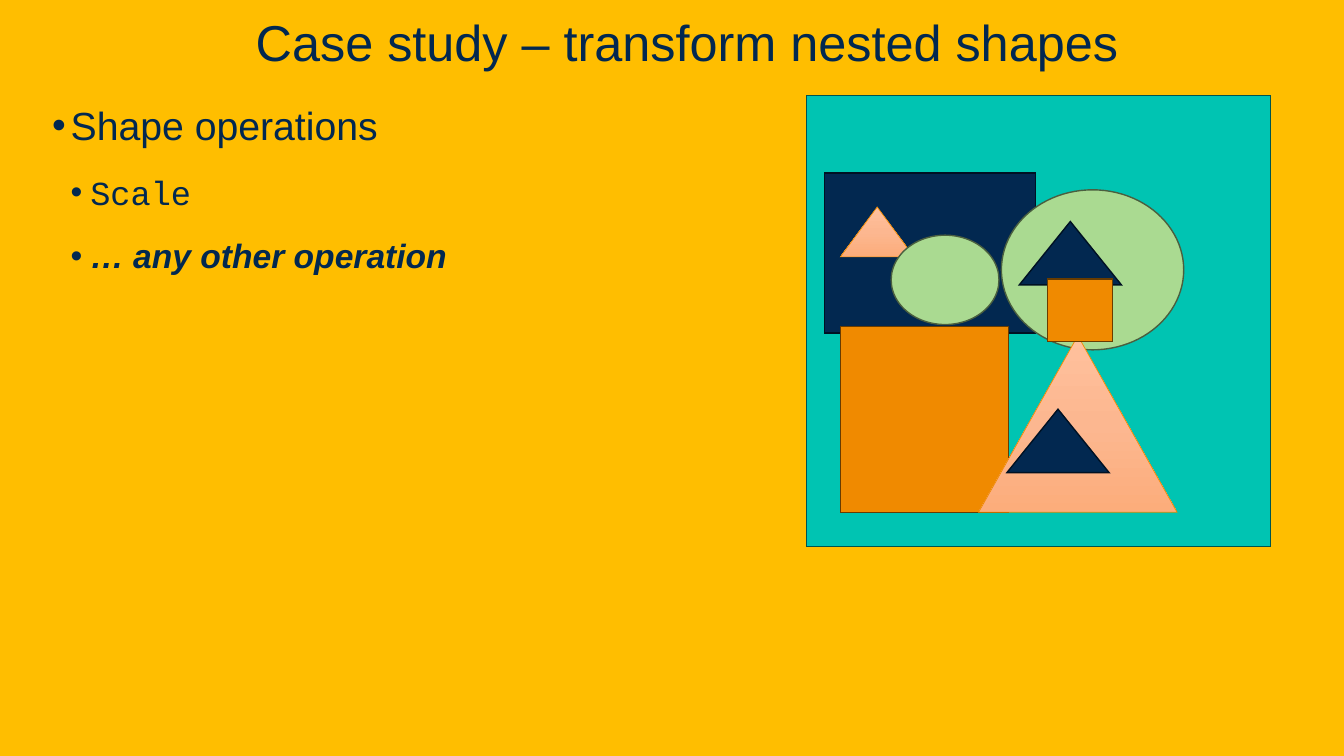
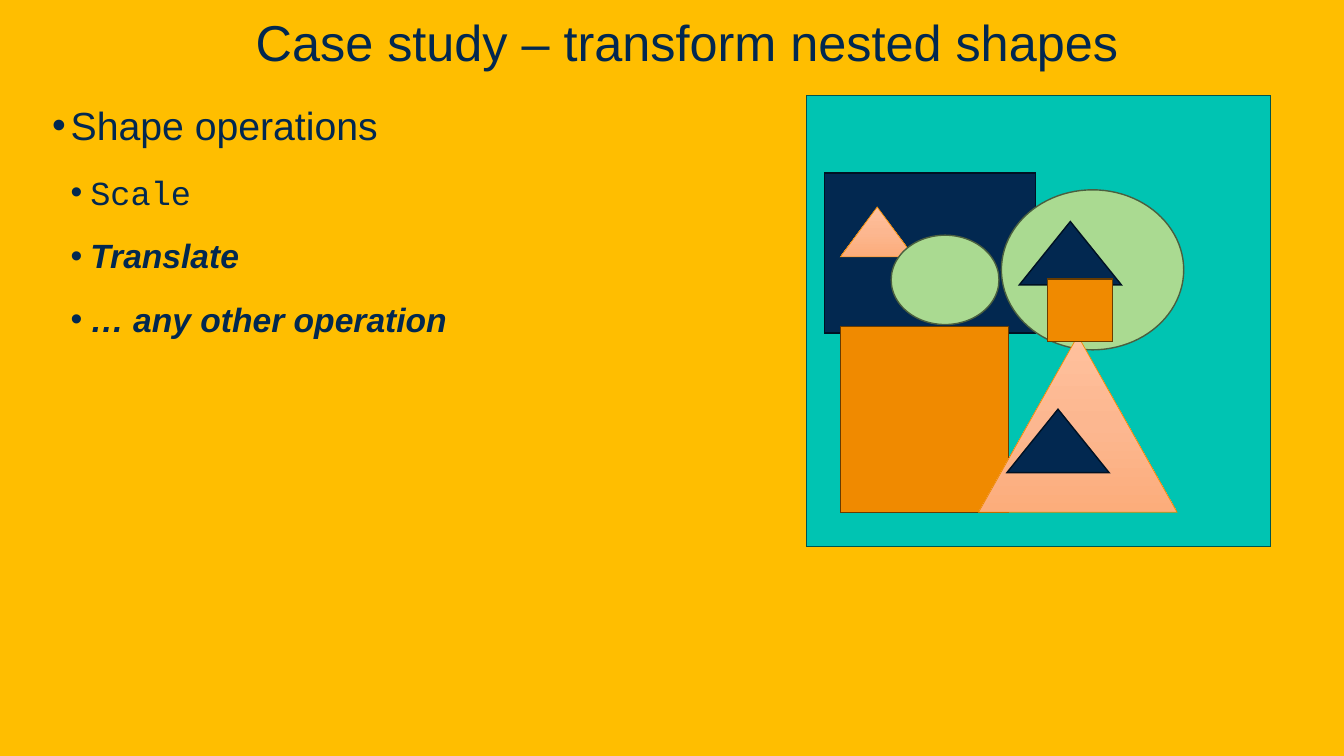
Before and after one commit to davsec-teaching/ecs160-f25, a slide deck: slide 129 of slides/8_design_patterns.pptx (slide 124 before the commit). Drawn at 1344x756 pixels with LibreOffice and Linux fonts; fonts in the diff are those of the drawing; background and template pictures are left out. Boxes give left, top, right and bottom in pixels: in the first picture for what was removed or moved away, otherwise in the second. Text is boxed around its words. In the diff, an @@ line names an element or a change of style, - is before the commit and + after.

```diff
--- a/slides/8_design_patterns.pptx
+++ b/slides/8_design_patterns.pptx
@@ text at (90,243,239,269): paragraph added @@
+  • Translate
```
Also in this commit, not shown: 8 other slides changed, 10 slides added.
